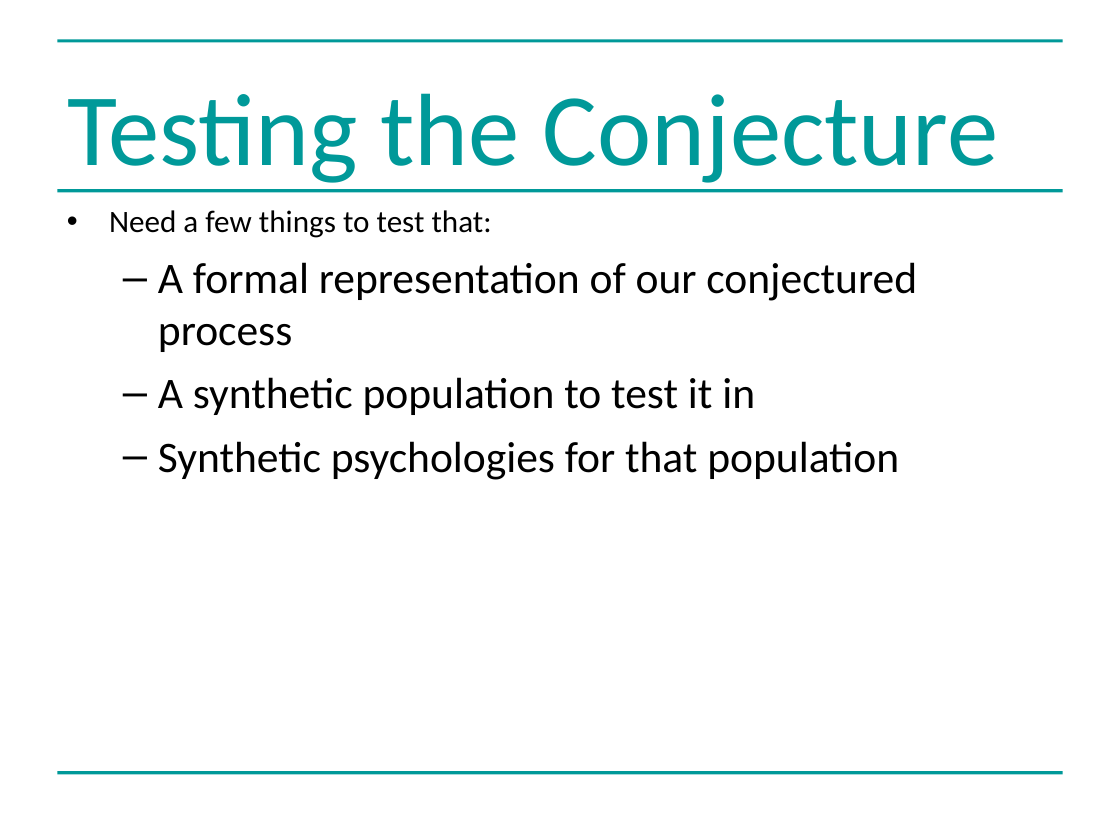
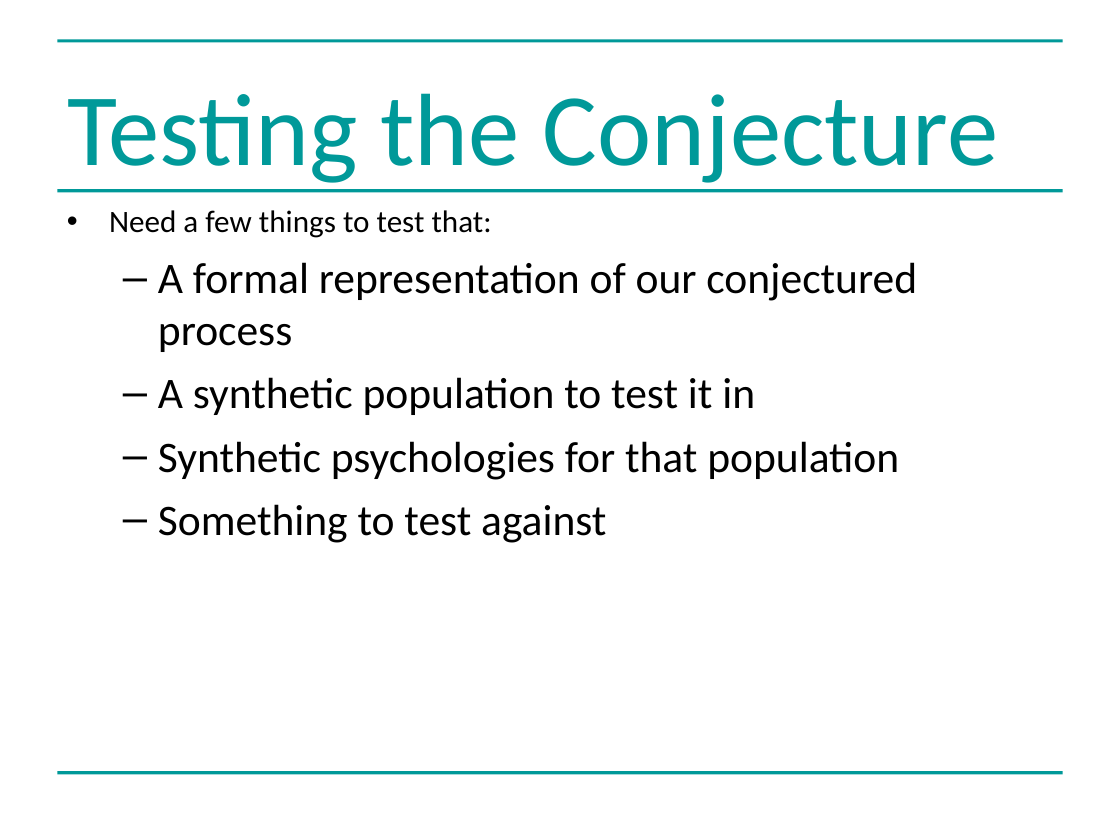
Before and after one commit to greenape/bsps2015, a slide deck: slide 8 of presentation/risky_aging_bsps.ppt. Drawn at 1120x840 pixels with LibreOffice and Linux fonts; fonts in the diff are those of the drawing. Boxes give left, top, right and bottom in pixels: in the first picture for what was removed or moved away, otherwise in the second. Text is boxed around its words. In the diff, an @@ line names an element or a change of style, - is before the commit and + after.

```diff
--- a/presentation/risky_aging_bsps.ppt
+++ b/presentation/risky_aging_bsps.ppt
@@ text at bbox=[158, 504, 606, 543]: paragraph added @@
+  – Something to test against
```
